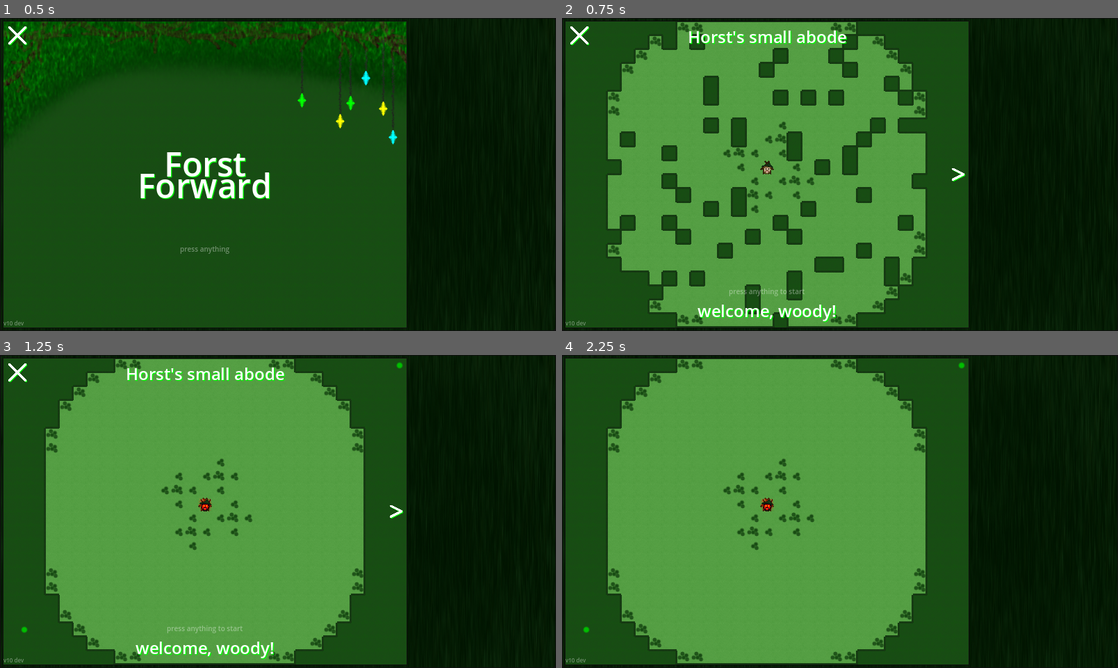
Above: before the commit, frames 1-4 (two rows, left to right).
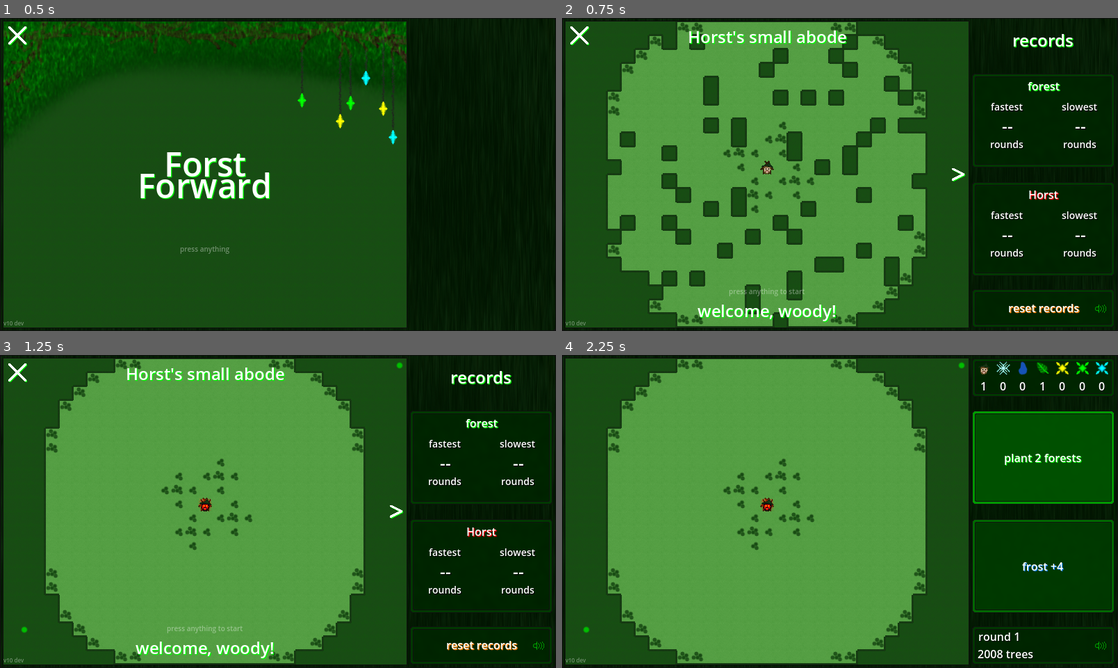
Above: after the commit, the same moments.

Repository: TriffnixXIV/ForstForward
Game: Godot game, scene res://Scenes/ForstForward.tscn
Same seed, same stepped clock (60 frames per second), same inputs: the game is played once before the commit and once after it. Sound files missing from this copy of the repository are replaced by a short silence.
Inputs (mouse positions are in pixels of both pictures, inside the frame that each line leads up to):
- Up to frame 1 (0.5 s): no input
- Up to frame 2 (0.75 s): click (767, 174) at 0.5 s
- Up to frame 3 (1.25 s): no input
- Up to frame 4 (2.25 s): click (767, 511) at 1.25 s; click "plant 2 forests" at 2 s

Frame 1 is identical in both runs. In frame 2, 2.8% of the frame differs, in the area x 73-100%, y 5-99%; in frame 3, 2.8%; in frame 4, 16%, in the area x 73-100%, y 1-99%.

Commit message:
treantling prio, treant balance

Diff:
--- a/Source/Code/Map.gd
+++ b/Source/Code/Map.gd
@@ -738,6 +738,10 @@
 
 # miscellaneous functions
 
+func get_distance(cell_1: Vector2i, cell_2: Vector2i):
+	var path = cell_1 - cell_2
+	return abs(path.x) + abs(path.y)
+
 func find_closest_cell_of_type(cell_position: Vector2i, types, max_distance: int = 50):
 	return find_closest_matching_cell(cell_position, cell_of_type, types, max_distance)
 
@@ -747,7 +751,7 @@
 func find_closest_matching_cell(cell_position: Vector2i, match_function, extra_argument = null, max_distance = 50):
 	var closest_matching_cells = find_closest_matching_cells(cell_position, match_function, extra_argument, max_distance)
 	if closest_matching_cells != []:
-		return closest_matching_cells[randi_range(0, len(closest_matching_cells)-1)]
+		return closest_matching_cells[0]
 	else:
 		return null
 
@@ -765,6 +769,8 @@
 				if is_valid_tile(target_cell) and match_function.call(target_cell, extra_argument):
 					closest_matching_cells.append(target_cell)
 		distance += 1
+
+	closest_matching_cells.shuffle()
 	return closest_matching_cells
 
 func is_raining():
--- a/Source/Code/Treant.gd
+++ b/Source/Code/Treant.gd
@@ -42,7 +42,7 @@
 		var cell = cell_position + diff
 		var damage = map.get_building_progress(cell)
 		var growth = map.get_yield(cell)
-		var value = min(9, damage + floori((10 - growth) / 4.0))
+		var value = min(6, damage + floori((10 - growth) / 4.0))
 		map.trees_from_treants += map.increase_yield(cell, value)
 	map.deaths_to_treants += previous_villager_amount - len(map.villagers)
 
@@ -68,26 +68,30 @@
 
 func update_target_location():
 	var closest_valid_targets = map.find_closest_matching_cells(cell_position, is_valid_target, null, 20)
-	if closest_valid_targets == []:
+	var current_value = evaluate_for_buildings(cell_position)
+
+	if closest_valid_targets == [] and current_value <= 0:
 		target_location = map.find_closest_matching_cell(cell_position, is_good_death_spot, null, 20)
 		if cell_position == target_location or target_location == null:
 			convert_to_forest()
+	elif current_value <= 0:
+		target_location = null
 
-	var current_best_value = 0
 	for valid_target in closest_valid_targets:
-		var target_value = evaluate_for_buildings(valid_target)
-		if target_location == null or target_value > current_best_value:
+		var target_value = evaluate_for_buildings(valid_target) - map.get_distance(valid_target, cell_position) + 1
+		if target_location == null or target_value > current_value:
 			target_location = valid_target
-			current_best_value = target_value
+			current_value = target_value
 
 func is_valid_target(cell: Vector2i, _extra = null):
-	return evaluate_for_buildings(cell) > 0
+	return evaluate_for_buildings(cell) > evaluate_for_buildings(cell_position)
 
 func evaluate_for_buildings(cell: Vector2i):
 	var value = 0
 	for diff in [Vector2i(0, 0), Vector2i(1, 0), Vector2i(1, 1), Vector2i(0, 1)]:
-		value += map.get_building_progress(cell + diff)
-	return value
+		if map.get_building_progress(cell + diff) > 0:
+			value += 1
+	return min(3, value)
 
 func is_good_death_spot(cell: Vector2i, _extra):
 	var value = 0
--- a/Source/Code/Treantling.gd
+++ b/Source/Code/Treantling.gd
@@ -64,23 +64,27 @@
 
 func update_target_location():
 	var closest_valid_targets = map.find_closest_matching_cells(cell_position, is_valid_target, null, 20)
-	if closest_valid_targets == []:
+	var current_value = evaluate_for_buildings(cell_position)
+
+	if closest_valid_targets == [] and current_value <= 0:
 		target_location = map.find_closest_matching_cell(cell_position, is_good_death_spot, null, 20)
 		if cell_position == target_location or target_location == null:
 			convert_to_forest()
+	elif current_value <= 0:
+		target_location = null
 
-	var current_best_value = 0
 	for valid_target in closest_valid_targets:
-		var target_value = evaluate_for_buildings(valid_target)
-		if target_location == null or target_value > current_best_value:
+		var target_value = evaluate_for_buildings(valid_target) - pow(map.get_distance(valid_target, cell_position), 2) + 1
+		if target_location == null or target_value > current_value:
 			target_location = valid_target
-			current_best_value = target_value
+			current_value = target_value
 
 func is_valid_target(cell: Vector2i, _extra):
-	return evaluate_for_buildings(cell) > 0
+	return evaluate_for_buildings(cell) > evaluate_for_buildings(cell_position)
 
 func evaluate_for_buildings(cell: Vector2i):
-	return map.get_building_progress(cell)
+	var value = map.get_building_progress(cell)
+	return 0 if value == 0 else 11 - value
 
 func is_good_death_spot(cell: Vector2i, _extra):
 	return not map.is_forest(cell)
--- a/Source/Scenes/ForstForward.tscn
+++ b/Source/Scenes/ForstForward.tscn
@@ -924,6 +924,7 @@
 max_lines_visible = 1
 
 [node name="Sidebar" type="Control" parent="."]
+z_index = 2
 layout_mode = 3
 anchors_preset = 0
 offset_left = 590.0
Not shown, changed: Source/Text/Changelog.txt
Not shown, changed: Source/Text/Todo.txt
